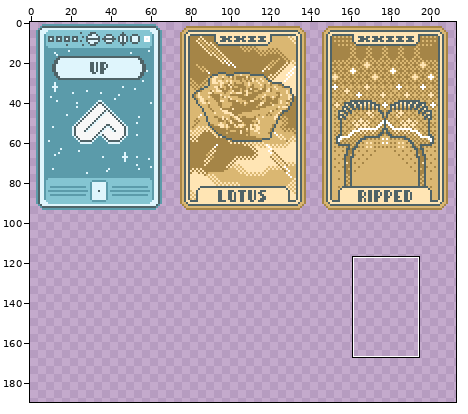
A pixel-art file gets an edit: assets/1x/Tarots.aseprite. Above, an overview of the earlier version with the close-up marked.
Close-up. Before the edit:
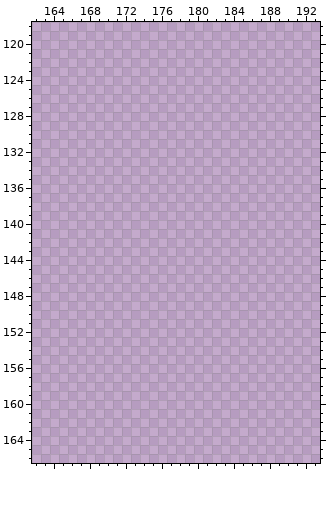
213x190 pixels, 1 frame. Colours within 5 levels of each other are drawn and written as one. Shown: x 162..193, y 118..166. The commit also changed other parts of the picture, which this record leaves out.
Now the later version:
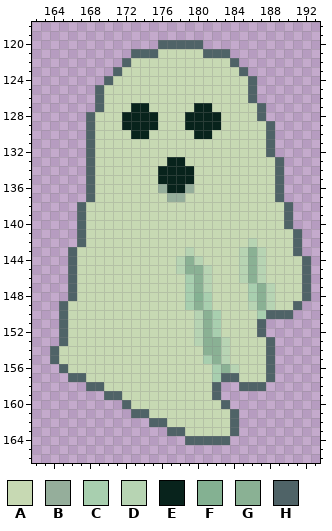
Palette (. is transparent): A #c7d9b3  B #95ae9b  C #a8cfaf  D #b7d4b3  E #08231c  F #84b192  G #8ab194  H #4f6367
Changes in this commit:
layer "Ghost-small-bordered" added
Changed rows in their new state; - is an unchanged pixel.
Layer "Ghost-small-bordered":
first column x 164:
120 ------------HHHHH------------
121 ---------HHHAAAAAHHH---------
122 --------HAAAAAAAAAAAH--------
123 -------HAAAAAAAAAAAAAH-------
124 ------HAAAAAAAAAAAAAAAH------
125 -----HAAAAAAAAAAAAAAAAH------
126 -----HAAAAAAAAAAAAAAAAH------
127 -----HAAAEEAAAAAEEAAAAAH-----
128 ----HAAAEEEEAAAEEEEAAAAH-----
129 ----HAAAEEEEAAAEEEEAAAAAH----
130 ----HAAAAEEAAAAAEEAAAAAAH----
131 ----HAAAAAAAAAAAAAAAAAAAH----
132 ----HAAAAAAAAAAAAAAAAAAAH----
133 ----HAAAAAAAAEEAAAAAAAAAAH---
134 ----HAAAAAAAEEEEAAAAAAAAAH---
135 ----HAAAAAAAEEEEAAAAAAAAAH---
136 ----HAAAAAAABEEBAAAAAAAAAH---
137 ----HAAAAAAAABBAAAAAAAAAAH---
138 ---HAAAAAAAAAAAAAAAAAAAAAAH--
139 ---HAAAAAAAAAAAAAAAAAAAAAAH--
140 ---HAAAAAAAAAAAAAAAAAAAAAAH--
141 ---HAAAAAAAAAAAAAAAAAAAAAAAH-
142 ---HAAAAAAAAAAAAAAAAAADAAAAH-
143 --HAAAAAAAAAAAADAAAAADGDAAAH-
144 --HAAAAAAAAAAADGDAAAADGDAAAAH
145 --HAAAAAAAAAAADGGDAAADGDAAAAH
146 --HAAAAAAAAAAAACGDAAADGDAAAAH
147 --HAAAAAAAAAAAACGDAAAACGDAAAH
148 --HAAAAAAAAAAAACFCAAAACGDAAAH
149 -HAAAAAAAAAAAAACGCAAAADGDAAH-
150 -HAAAAAAAAAAAAAADGCAAAACHHH--
151 -HAAAAAAAAAAAAAADGCAAAAH-----
152 -HAAAAAAAAAAAAAADGCAAAAH-----
153 -HAAAAAAAAAAAAAADGGDAAAAH----
154 HAAAAAAAAAAAAAAAAGGDAAAAH----
155 HAAAAAAAAAAAAAAAACGDAAAAH----
156 -HAAAAAAAAAAAAAAAACGDAAAH----
157 --HHAAAAAAAAAAAAAACHHAAAH----
158 ----HHAAAAAAAAAAAAH--HHH-----
159 ------HHAAAAAAAAAAH----------
160 --------HAAAAAAAAAAH---------
161 ---------HHAAAAAAAAAH--------
162 -----------HHAAAAAAAH--------
163 -------------HHAAAAAH--------
164 ---------------HHHHH---------
